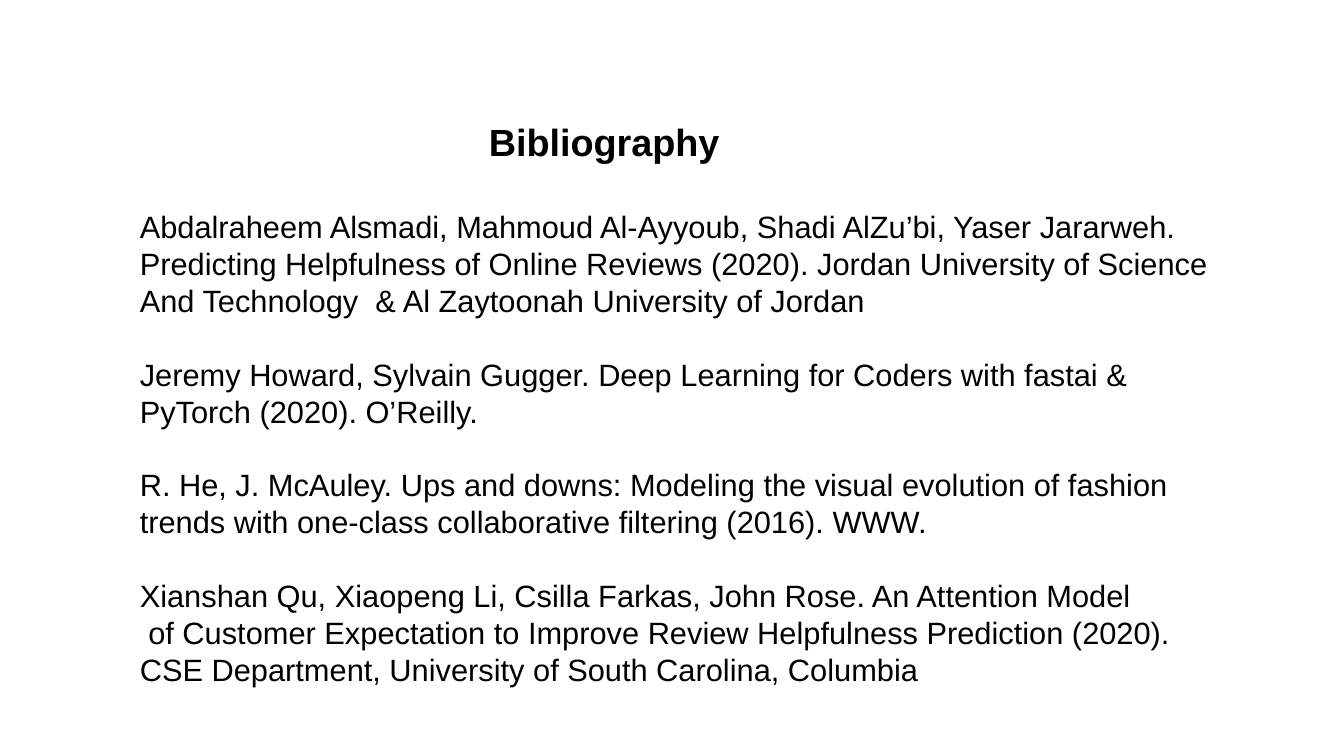
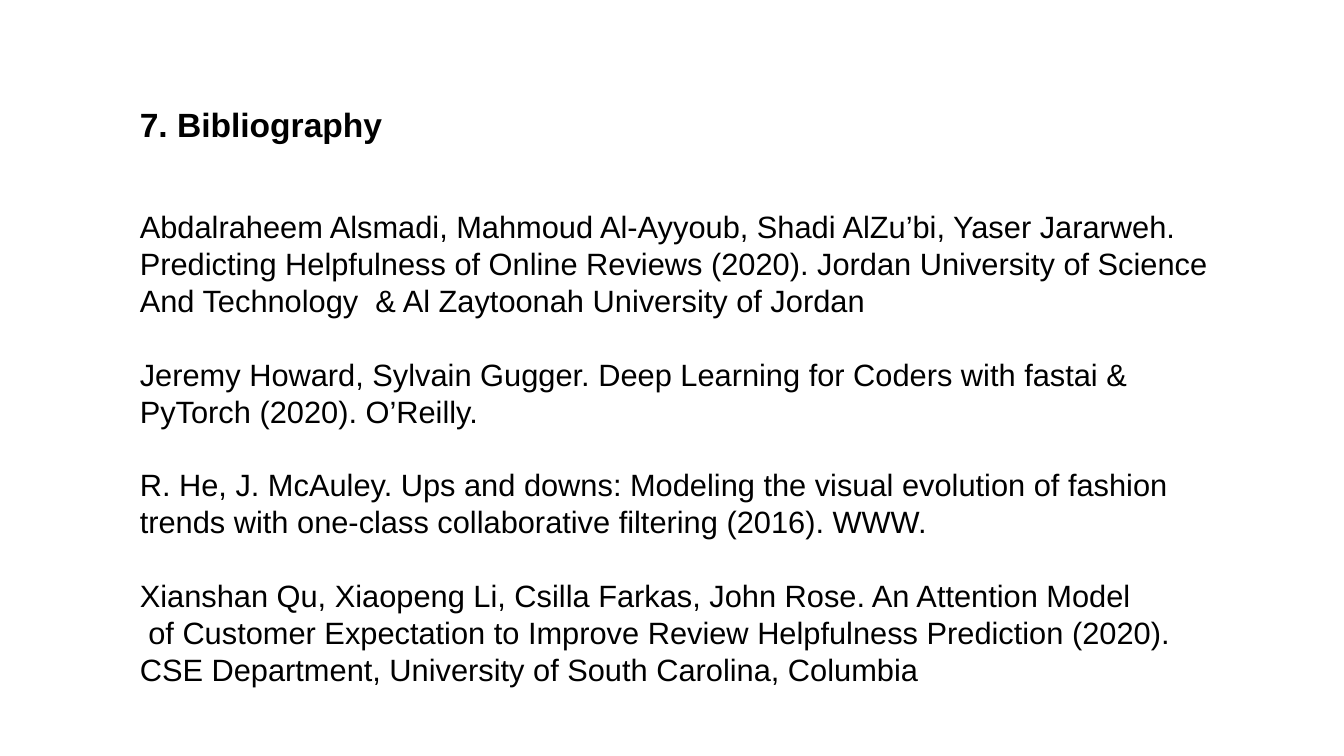
Before and after one commit to postprandial/fastai-amazonreview, a slide deck: slide 13 of Amazon_Review_Helpfulness_NLP-1-ONLINE.pptx. Drawn at 1344x756 pixels with LibreOffice and Linux fonts; fonts in the diff are those of the drawing. Boxes give left, top, right and bottom in pixels: in the first picture for what was removed or moved away, otherwise in the second. Text is boxed around its words. In the diff, an @@ line names an element or a change of style, - is before the commit and + after.

```diff
--- a/Amazon_Review_Helpfulness_NLP-1-ONLINE.pptx
+++ b/Amazon_Review_Helpfulness_NLP-1-ONLINE.pptx
@@ text at <box>140,112,382,143</box>: text changed; size 54 to 48 pt @@
-Bibliography
+7. Bibliography
```
Also in this commit, not shown: 12 other slides changed, 3 other files.
